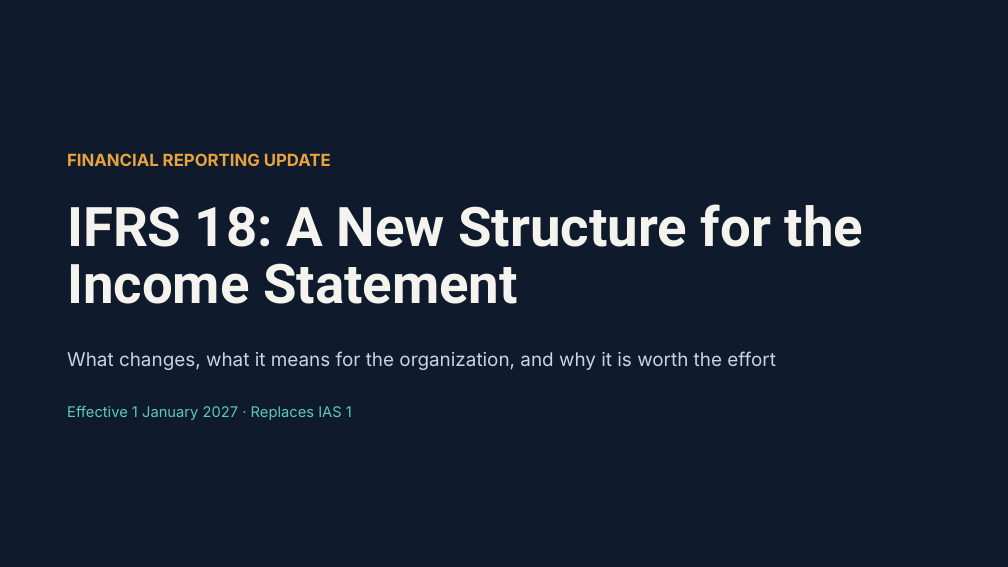
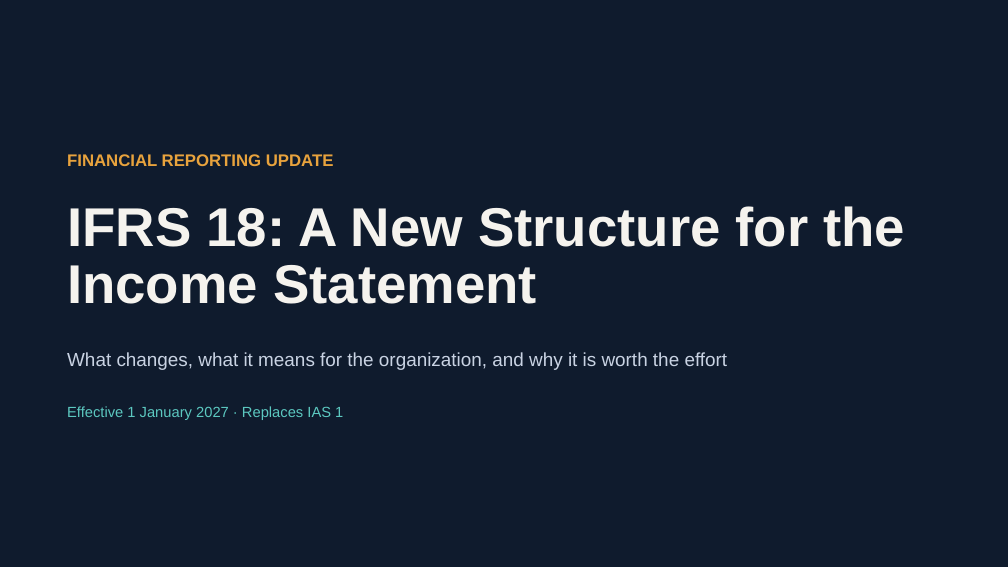
Before and after one commit to arbazm226/arbaz-portfolio, a slide deck: slide 1 of public/Documents/IFRS-18-Changes-Impact-and-Benefits.pptx. Drawn at 1008x567 pixels with LibreOffice and Linux fonts; fonts in the diff are those of the drawing. Boxes give left, top, right and bottom in pixels: in the first picture for what was removed or moved away, otherwise in the second. Text is boxed around its words. In the diff, an @@ line names an element or a change of style, - is before the commit and + after.

Commit message:
Update IFRS 18 presentation

```diff
--- a/public/Documents/IFRS-18-Changes-Impact-and-Benefits.pptx
+++ b/public/Documents/IFRS-18-Changes-Impact-and-Benefits.pptx
@@ title "IFRS 18: A New Structure ..." at [67,206,905,304]: font Roboto to Arial @@
@@ font Inter to Arial in 3 elements at [67,154,334,166], [67,352,728,370], [67,406,343,420] @@
```
Also in this commit, not shown: 3 other slides changed, 9 slides added, 2 slides removed.
